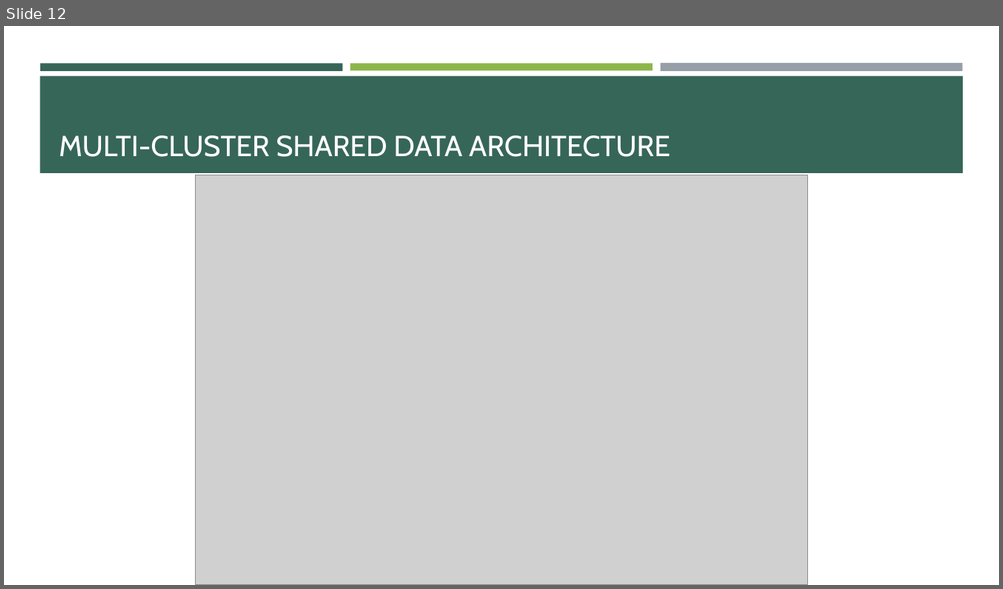
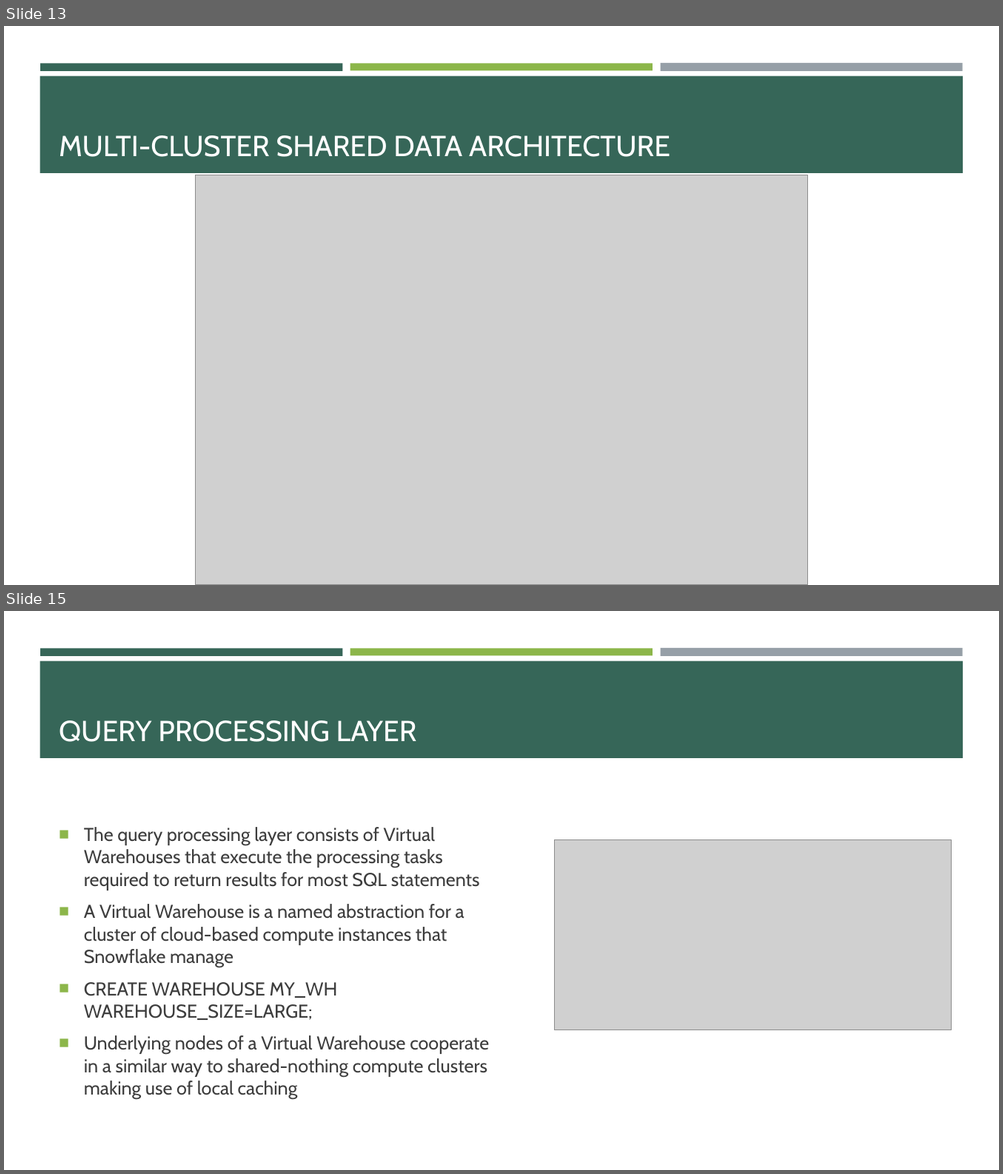
Before and after one commit to e-m-wilson/data_engineering, a slide deck: snowflake/Snowflake.pptx. Shown one above the other, each under a label of ours: slide 12 before the commit, slides 13 and 15 after it; the slides between them are not shown. The pictures are 1003x589 and 1003x1174 pixels, drawn with LibreOffice and Linux fonts; fonts in the diff are those of the drawing; grey boxes stand for pictures. Boxes give left, top, right and bottom in pixels: in the first picture for what was removed or moved away, otherwise in the second. Text is boxed around its words. In the diff, an @@ line names an element or a change of style, - is before the commit and + after.

```diff
--- a/snowflake/Snowflake.pptx
+++ b/snowflake/Snowflake.pptx
@@ slide 15 added at (4,611,999,1170), background #FFFFFF; not listed: 4 template elements that a slide beside it also shows @@
@@ title added at (59,721,417,742), 28 pt, text #FFFFFF @@
+QUERY PROCESSING LAYER
@@ text added at (84,827,489,1099), 18 pt, text #3D3D3D @@
+■ The query processing layer consists of Virtual Warehouses that execute the processing tasks required to return results for most SQL statements
+■ A Virtual Warehouse is a named abstraction for a cluster of cloud-based compute instances that Snowflake manage
+■ CREATE WAREHOUSE MY_WH WAREHOUSE_SIZE=LARGE;
+■ Underlying nodes of a Virtual Warehouse cooperate in a similar way to shared-nothing compute clusters making use of local caching
@@ picture added at (554,840,950,1031) @@
@@ what was slide 12 is now slide 13 @@
```
Also in this commit, not shown: 3 slides changed, 29 other slides added, 6 other files.
